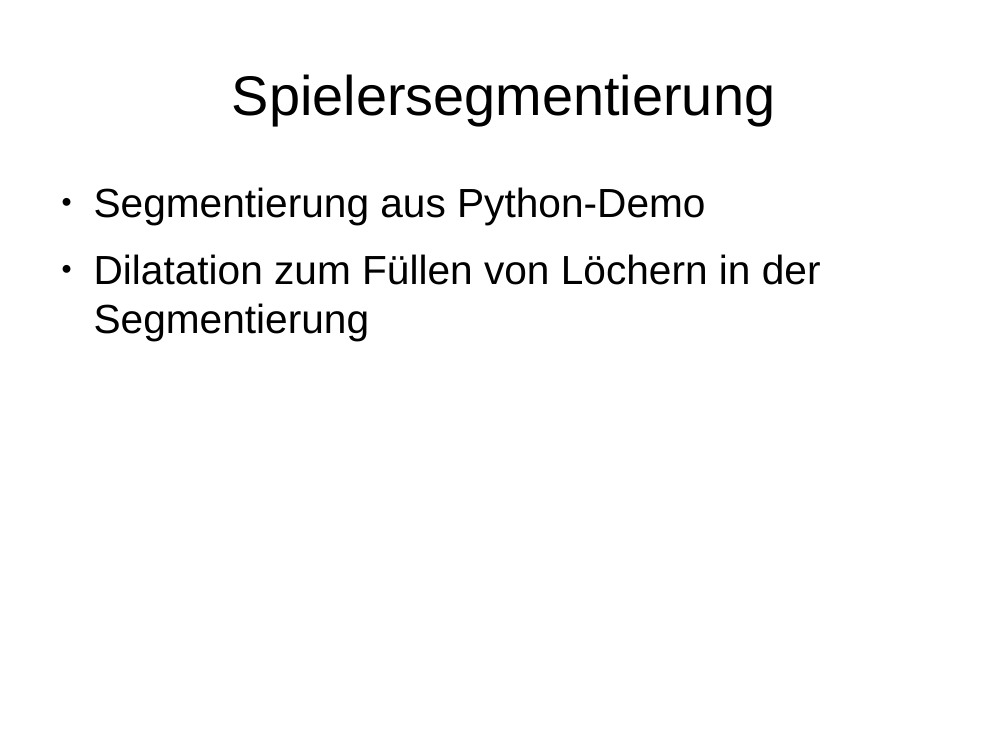
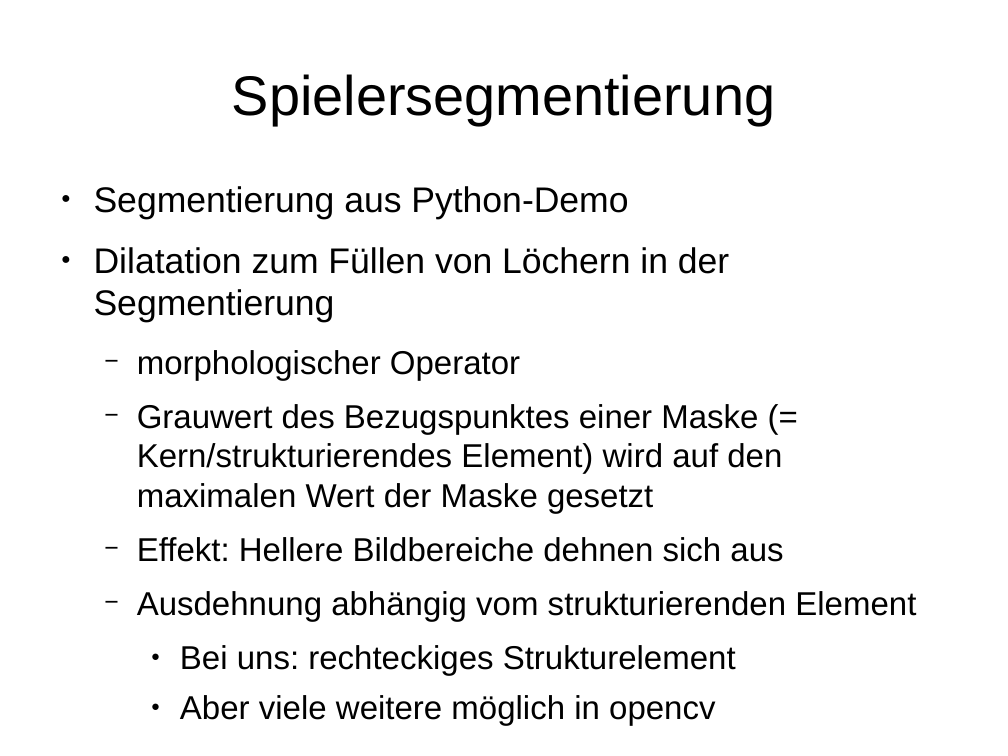
Before and after one commit to sandrellaella/bildverarbeitung, a slide deck: slide 3 of docs/Zwischenstand_1272012.odp. Drawn at 1008x756 pixels with LibreOffice and Linux fonts; fonts in the diff are those of the drawing. Boxes give left, top, right and bottom in pixels: in the first picture for what was removed or moved away, otherwise in the second. Text is boxed around its words. In the diff, an @@ line names an element or a change of style, - is before the commit and + after.

```diff
--- a/docs/Zwischenstand_1272012.odp
+++ b/docs/Zwischenstand_1272012.odp
@@ text at (94,186,729,323): size 32 to 28 pt in "Segmentierung aus Python-Demo", "Dilatation zum Füllen von Löchern in der ..." @@
@@ text at (137,350,916,726): paragraphs added @@
+  − morphologischer Operator
+  − Grauwert des Bezugspunktes einer Maske (= Kern/strukturierendes Element) wird auf den maximalen Wert der Maske gesetzt
+  − Effekt: Hellere Bildbereiche dehnen sich aus
+  − Ausdehnung abhängig vom strukturierenden Element
+    ● Bei uns: rechteckiges Strukturelement
+    ● Aber viele weitere möglich in opencv
```
Also in this commit, not shown: 3 other slides changed, 8 slides added, 3 slides removed, 41 other files.
